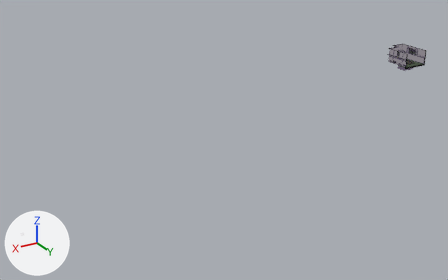
Two versions of the Blender file Assets/ExpandedStationA/Workshop/MECHANICSHOPVERstructure.blend, one commit apart.
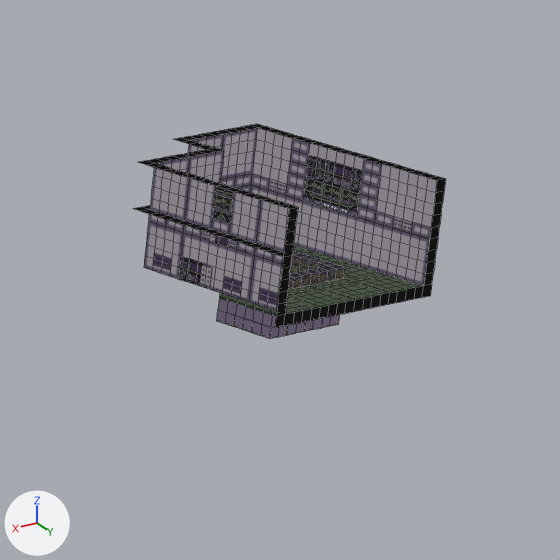
Old and new are each drawn whole from a camera (50 mm lens) standing at (154.1, 140.2, 57.7) and looking at (66.9, -5.1, -14.9) and again close up on the part from 83% to 98% of the width and 10% to 35% of the height. Arrows for +X, +Y and +Z are at lower left; the lights stay in place. The close-ups show mesh edges as thin lines.
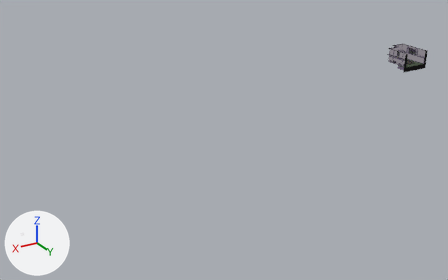
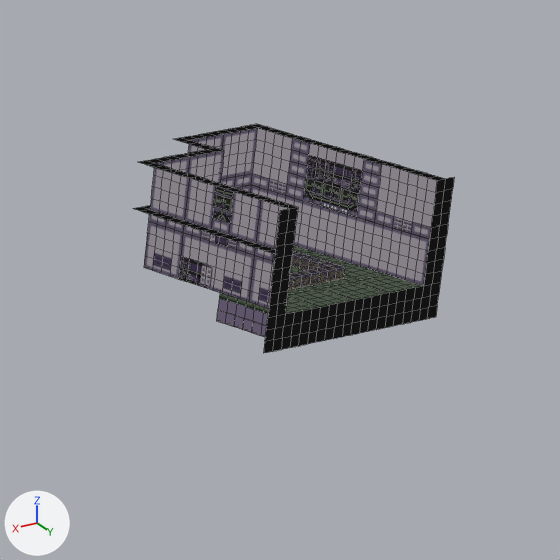
Pixel boxes (x1, y1, x2, y2) of what changed, in the close-ups (560 x 560 px):
'Cube.003', reshaped (6% taller): before (134, 124, 446, 339); after (134, 124, 454, 353)
part 1 of me_cube_003, added (black): after (264, 177, 454, 353)

The change, as a diff of the scene's bpy script:
```diff
--- a/Assets/ExpandedStationA/Workshop/MECHANICSHOPVERstructure.blend.py
+++ b/Assets/ExpandedStationA/Workshop/MECHANICSHOPVERstructure.blend.py
@@ me_cube_003 @@
 # used by ob_cube_003; location = (0.0, 0.0, 0.0); rotation_euler = (1.571, 0.0, 0.0), in degrees (90, 0, 0)
-me_cube_003.from_pydata(...)  # 1171 vertices, 1074 faces; spans x -4.6..127.4, y -31.0..4.5, z -4.3..9.2
+me_cube_003.from_pydata(...)  # 1235 vertices, 1134 faces; spans x -5.1..127.4, y -31.0..4.5, z -4.3..9.2
+# me_cube_003 part 1
+# 19 new vertices lie (0.0, -0.5, 0.0) away from vertices in x -4.6..4.4, y -0.5, z -4.3
+# 19 new vertices lie (0.0, -0.5, 0.0) away from vertices in x -4.6..4.4, y -1.0, z -4.3
+# 13 new vertices lie (-0.5, 0.0, 0.0) away from vertices in x -4.6, y -1.5..4.5, z -4.3
+# 13 new vertices lie (0.5, 0.0, 0.0) away from vertices in x 4.4, y -1.5..4.5, z -4.3
+# 60 new faces join them
 me_cube_003.materials.append(mat_mechanishop)
```
